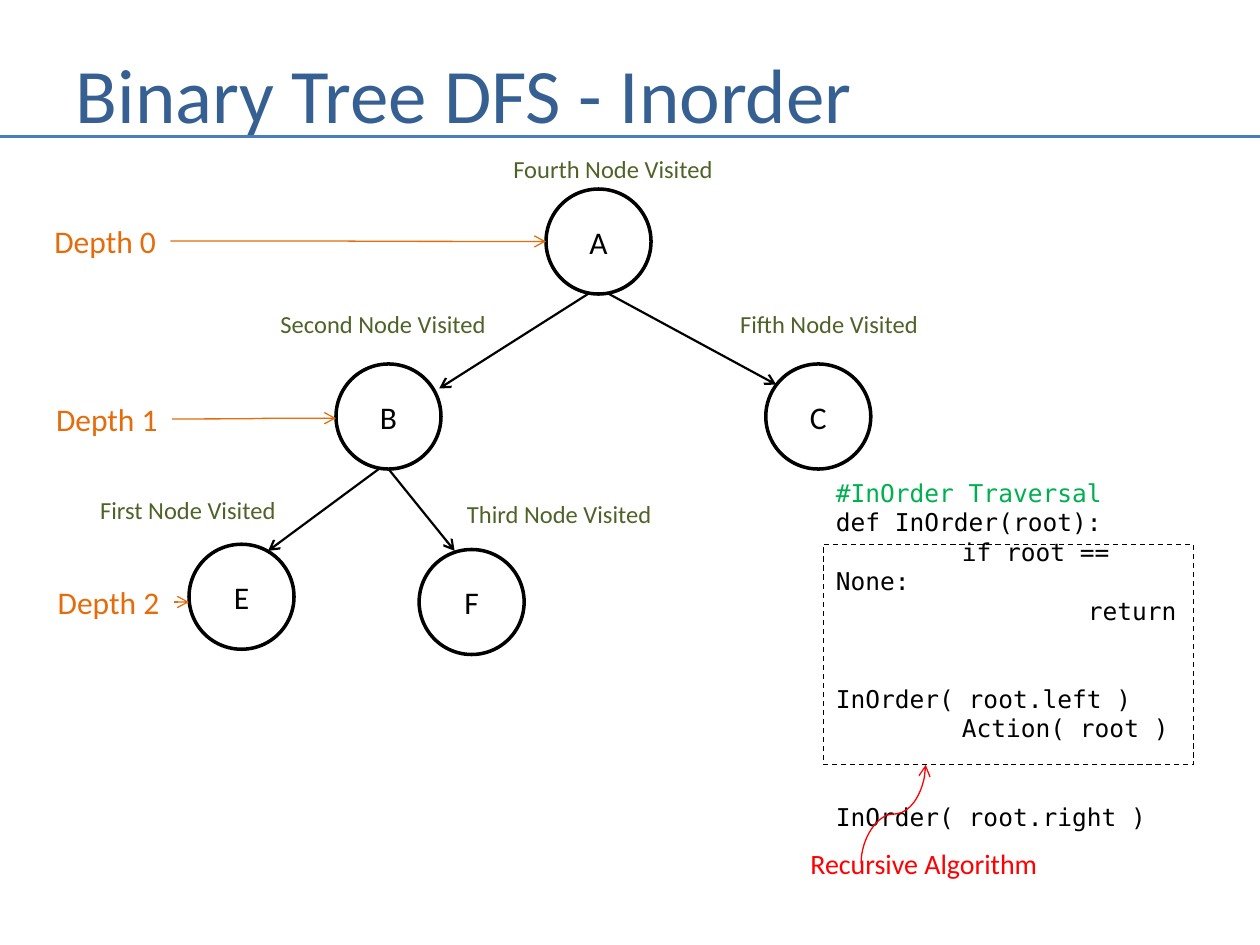
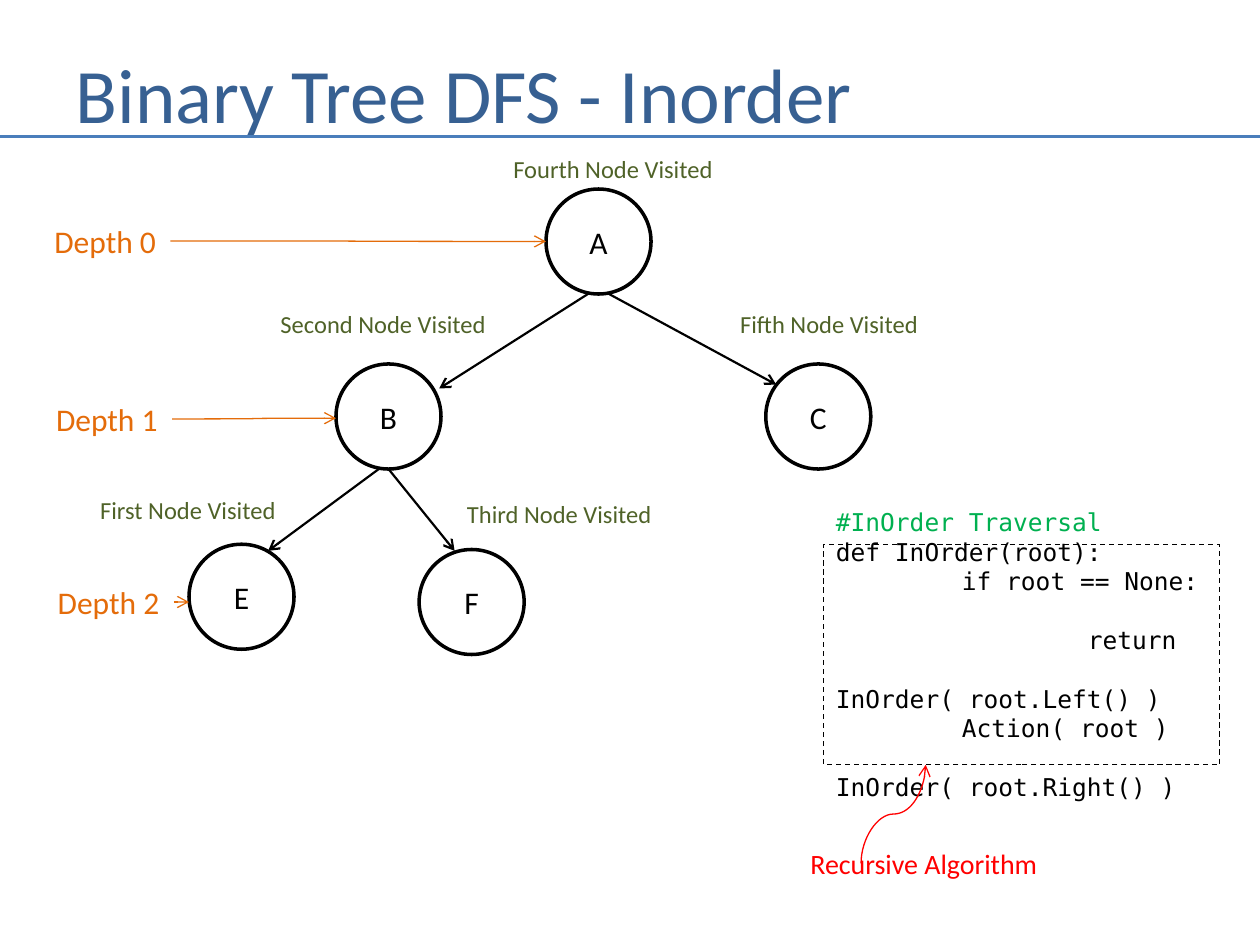
Before and after one commit to andrewferlitsch/Portland-Data-Science-Group, a slide deck: slide 11 of Presentations/AI - Graph Search.pptx. Drawn at 1260x945 pixels with LibreOffice and Linux fonts; fonts in the diff are those of the drawing. Boxes give left, top, right and bottom in pixels: in the first picture for what was removed or moved away, otherwise in the second. Text is boxed around its words. In the diff, an @@ line names an element or a change of style, - is before the commit and + after.

```diff
--- a/Presentations/AI - Graph Search.pptx
+++ b/Presentations/AI - Graph Search.pptx
@@ rectangle "#InOrder Traversal def InOrder(root): if ...": place and size @@
-rectangle "#InOrder Traversal def InOrder(root): if ..." at [823,544,1193,765]
+rectangle "#InOrder Traversal def InOrder(root): if ..." at [823,544,1220,765]
@@ text in rectangle at [836,512,1198,802]: text changed @@
-#InOrder Traversal
-def InOrder(root):
-if root == None:
-return
-InOrder( root.left )
-Action( root )
-InOrder( root.right )
+#InOrder Traversal
+def InOrder(root):
+if root == None:
+return
+InOrder( root.Left() )
+Action( root )
+InOrder( root.Right() )
```
Also in this commit, not shown: 5 other slides changed.
